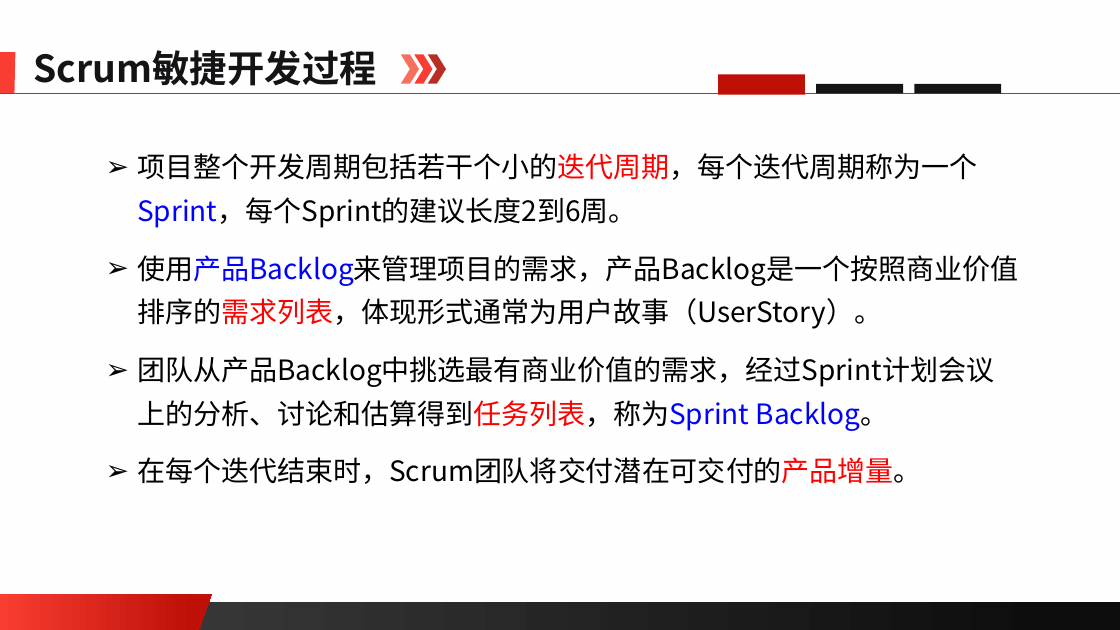
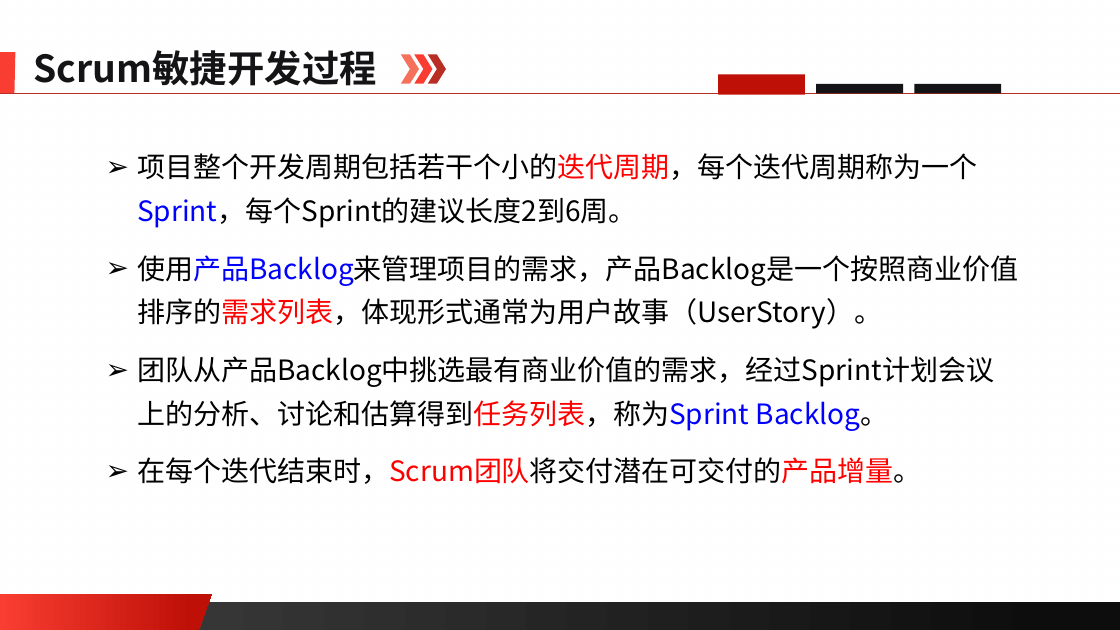
Before and after one commit to edu2act/course-software-process, a slide deck: slide 6 of materials/slides/ch09.pptx (slide 7 before the commit). Drawn at 1120x630 pixels with LibreOffice and Linux fonts; fonts in the diff are those of the drawing; background and template pictures are left out. Boxes give left, top, right and bottom in pixels: in the first picture for what was removed or moved away, otherwise in the second. Text is boxed around its words. In the diff, an @@ line names an element or a change of style, - is before the commit and + after.

```diff
--- a/materials/slides/ch09.pptx
+++ b/materials/slides/ch09.pptx
@@ text at (137, 457, 922, 484): text colour #000000 to #FF0000 in "在每个迭代结束时，Scrum团队将交付潜在可交付的产品增量。" @@
```
Also in this commit, not shown: 4 other slides changed, 4 slides added, 2 slides removed, 1 other file.
